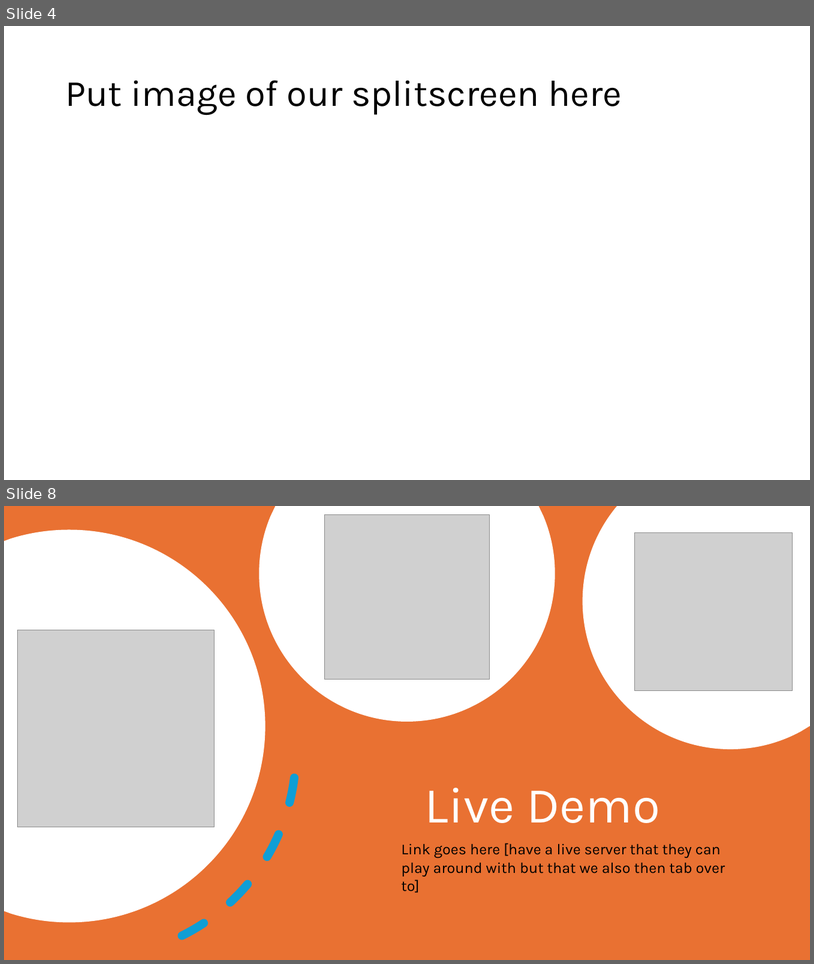
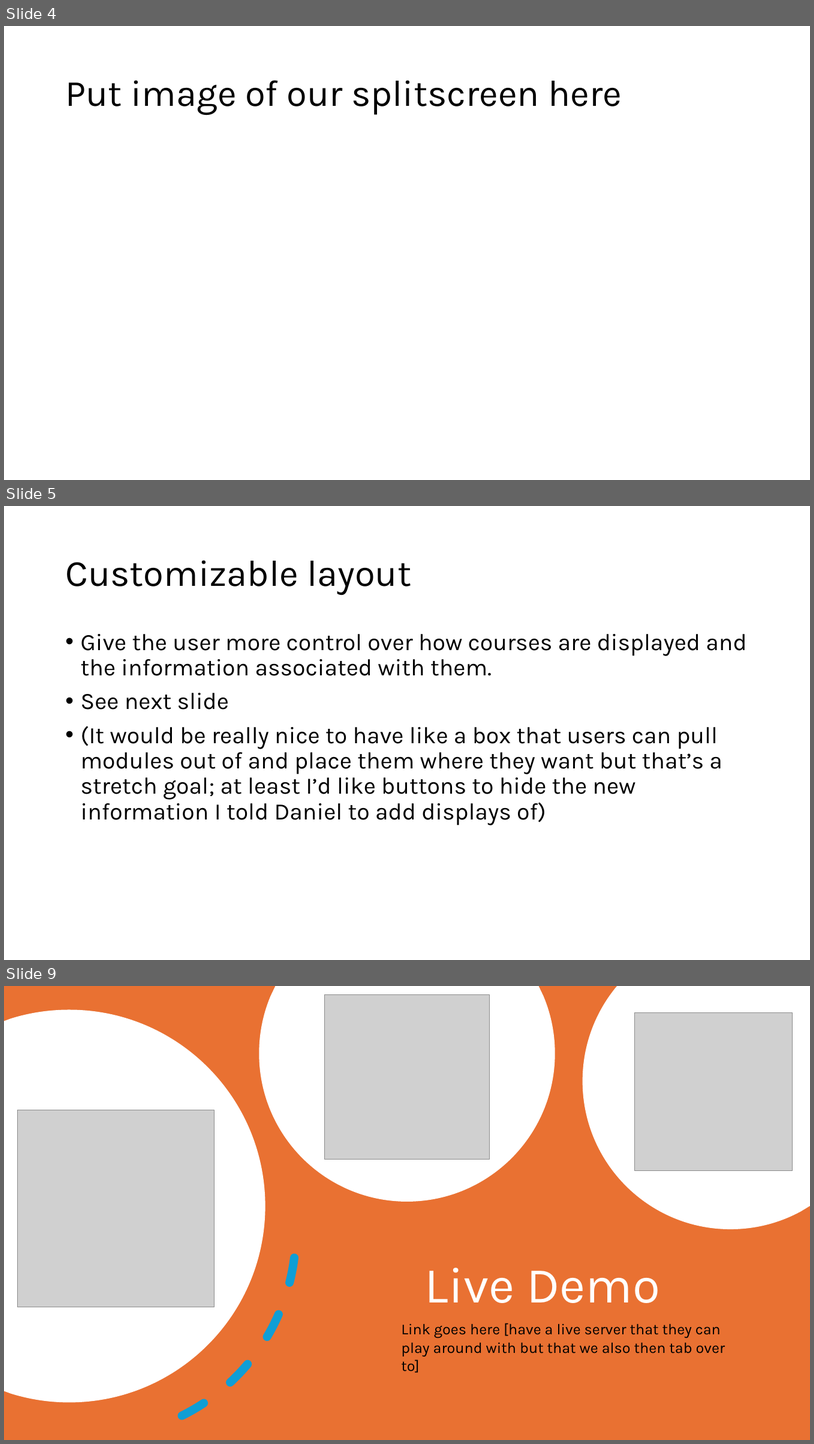
Before and after one commit to calder46/Source-Website, a slide deck: The art and science of developing interesting solutions.pptx. Shown one above the other, each under a label of ours: slides 4 and 8 before the commit, slides 4, 5 and 9 after it; the slides between them are not shown. The pictures are 814x964 and 814x1444 pixels, drawn with LibreOffice and Linux fonts; fonts in the diff are those of the drawing; grey boxes stand for pictures. Boxes give left, top, right and bottom in pixels: in the first picture for what was removed or moved away, otherwise in the second. Text is boxed around its words. In the diff, an @@ line names an element or a change of style, - is before the commit and + after.

```diff
--- a/The art and science of developing interesting solutions.pptx
+++ b/The art and science of developing interesting solutions.pptx
@@ slide 5 added at box(4, 506, 810, 960), background #FFFFFF @@
@@ title added at box(65, 560, 412, 595), 44 pt, text #000000 @@
+Customizable layout
@@ text added at box(81, 634, 747, 825), 28 pt, text #000000 @@
+• Give the user more control over how courses are displayed and the information associated with them.
+• See next slide
+• (It would be really nice to have like a box that users can pull modules out of and place them where they want but that’s a stretch goal; at least I’d like buttons to hide the new information I told Daniel to add displays of)
@@ what was slide 8 is now slide 9 @@
```
Also in this commit, not shown: 3 slides changed.
